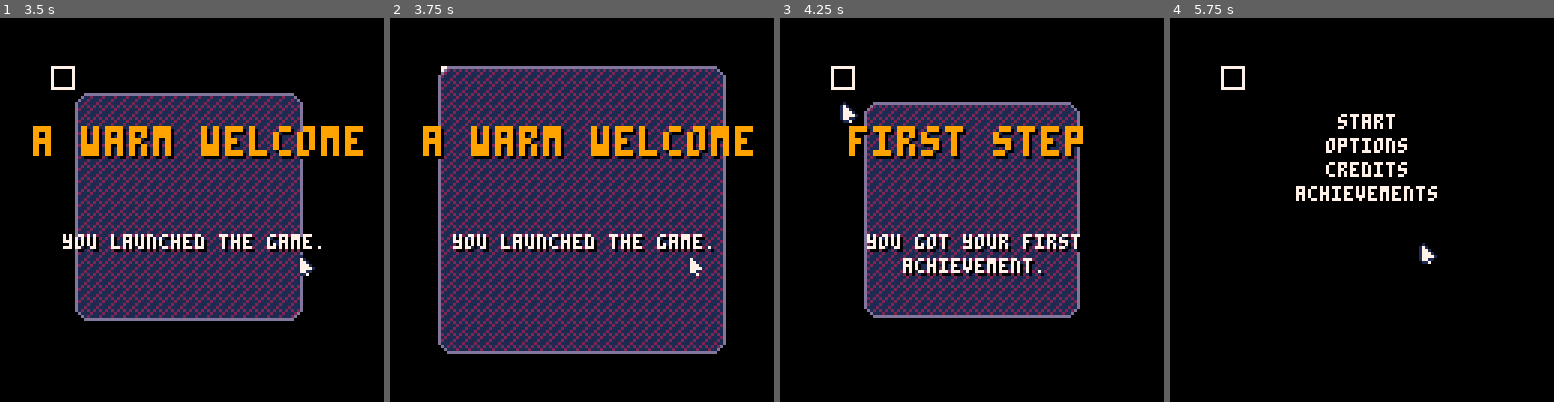
Above: before the commit, frames 1-4 (left to right).
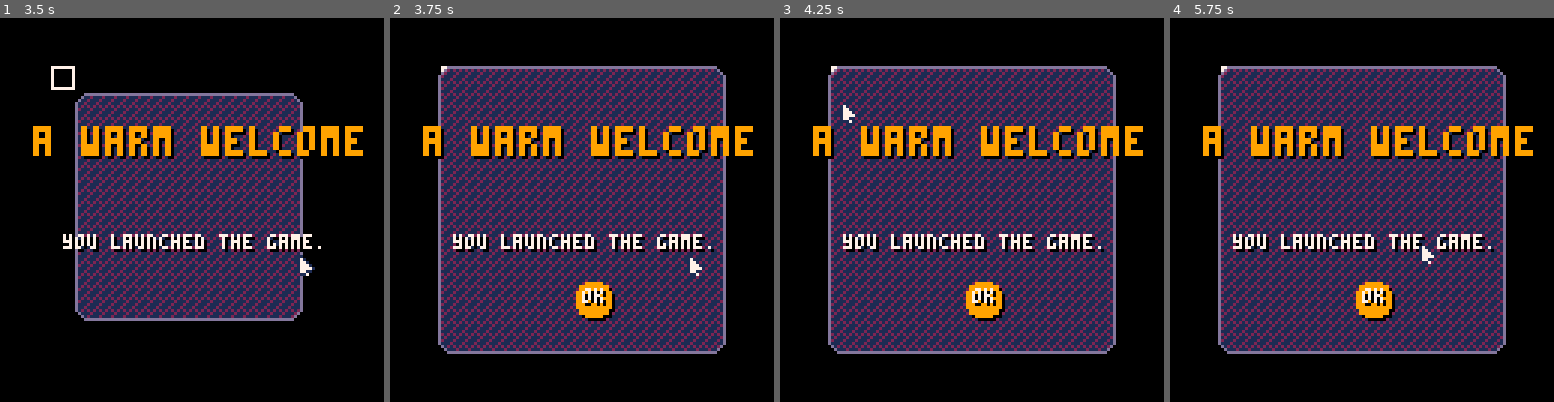
Above: after the commit, the same moments.

Repository: Mastoast/LDJam58
Game: PICO-8 cartridge ldjam58.p8
Two runs of this game, one before a commit and one after it. Both use one fixed random seed, a clock stepped at 60 frames per second and the inputs below.
Inputs (mouse positions are in pixels of both pictures, inside the frame that each line leads up to):
- Up to frame 1 (3.5 s): tap X (X key) at 0.33, 1.07, 1.85, 2.97 s; click (280, 121) at 0.67 s; click (46, 267) at 1.22 s; click (107, 114) at 1.77 s; click (172, 259) at 2.32 s; click (234, 106) at 2.87 s; click (295, 256) at 3.42 s
- Up to frame 2 (3.75 s): no input
- Up to frame 3 (4.25 s): click (841, 102) at 3.97 s; tap X (X key) at 4.08 s
- Up to frame 4 (5.75 s): click (1292, 248) at 4.52 s; click (1354, 94) at 5.07 s; tap X (X key) at 5.2 s; click (1419, 244) at 5.62 s

Frame 1 is identical in both runs. In frame 2, 0.9% of the frame differs, in the area x 48-59%, y 68-79%; in frame 3, 32%; in frame 4, 54%, in the area x 8-95%, y 12-88%.

Commit message:
Better popup

Diff:
--- a/popup.lua
+++ b/popup.lua
@@ -1,8 +1,10 @@
 function init_popup(achievement)
     ptime = 0
     panim_time = 20
+    pratio = 0
     popup_objects = {}
     gstate = 2
+    --
     local title = create(text, cam.x + 64, cam.y + 36, 8, 8, popup_objects)
     title.text = achievement.name
     title.is_centered = true
@@ -31,19 +33,8 @@
 
 function update_popup()
     ptime += 1
-    -- for o in all(popup_objects) do
+    pratio = min(ptime / panim_time, 1)
 
-    --     o.hover = on_cursor(o)
-    --     o:update()
-
-    --     if btnp(❎) and o.hover then
-    --         o:on_click()
-    --     end
-
-    --     if o.destroyed then
-    --         del(popup_objects, o)
-    --     end
-    -- end
     if pop_cor and costatus(pop_cor) != 'dead' then
         coresume(pop_cor)
         return
@@ -56,19 +47,23 @@
     while ptime < panim_time do
         yield()
     end
-    while not btnp(❎) do
+    local cbtn = create(button, cam.x + 64, cam.y + 90, 8, 8, popup_objects)
+    cbtn.text = "ok"
+    cbtn.c = 9
+    cbtn:init()
+    while not (on_cursor(cbtn) and btnp(❎)) do
+        cbtn.hover = on_cursor(cbtn)
         yield()
     end
     close_popup()
 end
 
 function draw_popup()
-    local ratio = min(ptime / panim_time, 1)
     local mx, my = 16, 16
-    local sx = lerp(0, 128 - mx*2, ratio)
-    local sy = lerp(0, 128 - my*2, ratio)
-    local x = lerp(cam.x + 64, cam.x + mx, ratio)
-    local y = lerp(cam.y + 64, cam.y + my, ratio)
+    local sx = lerp(0, 128 - mx*2, pratio)
+    local sy = lerp(0, 128 - my*2, pratio)
+    local x = lerp(cam.x + 64, cam.x + mx, pratio)
+    local y = lerp(cam.y + 64, cam.y + my, pratio)
     -- fillp(0b0100111001000010)
     fillp(0b1000010100100100)
     rrectfill(x, y, sx, sy, 4, 0x21)
